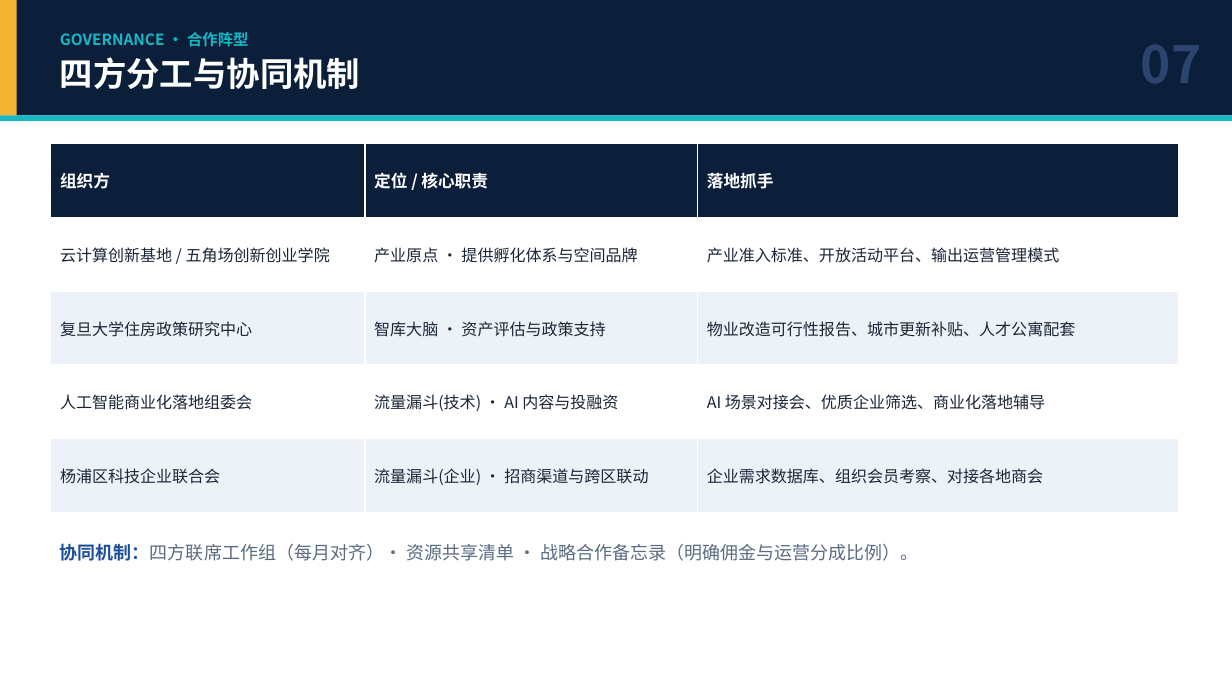
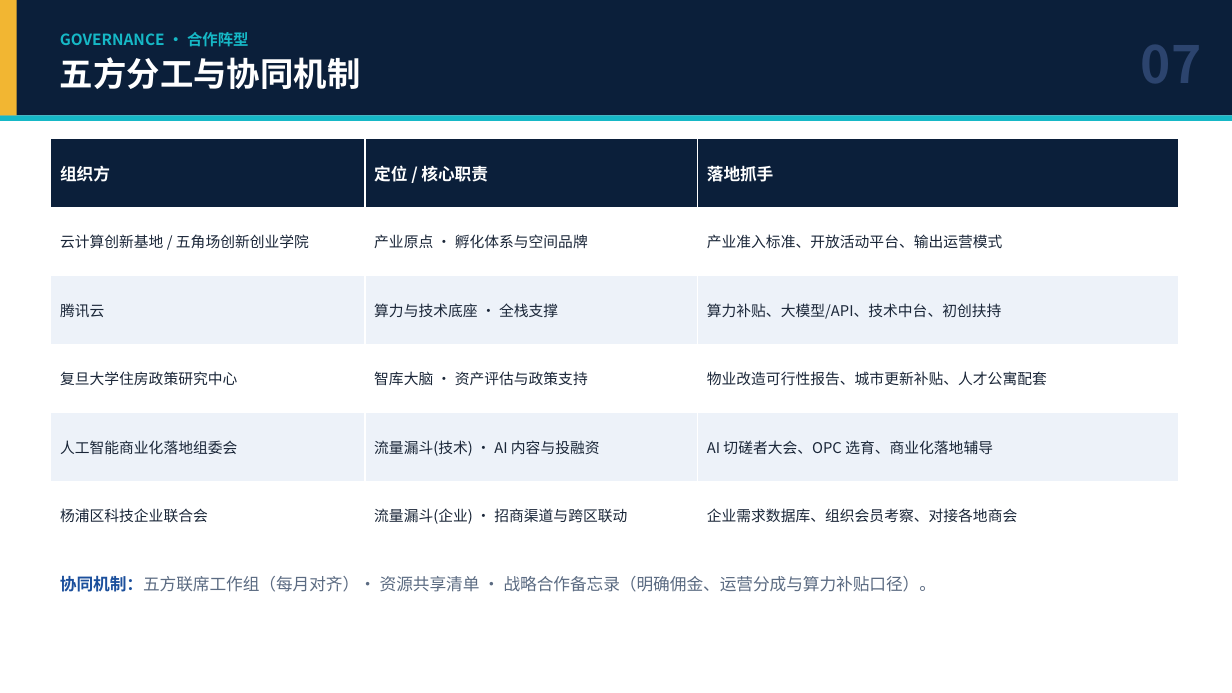
Before and after one commit to hujigang2010-maker/AIDEN, a slide deck: slide 11 of 合作方案_AI云计算产业生态共同体.pptx (slide 9 before the commit). Drawn at 1232x693 pixels with LibreOffice and Linux fonts; fonts in the diff are those of the drawing. Boxes give left, top, right and bottom in pixels: in the first picture for what was removed or moved away, otherwise in the second. Text is boxed around its words. In the diff, an @@ line names an element or a change of style, - is before the commit and + after.

```diff
--- a/合作方案_AI云计算产业生态共同体.pptx
+++ b/合作方案_AI云计算产业生态共同体.pptx
@@ text at <box>60,57,361,89</box>: text changed @@
-四方分工与协同机制
+五方分工与协同机制
@@ table at <box>51,139,1178,550</box> @@
-row 2: 云计算创新基地 / 五角场创新创业学院 | 产业原点 · 提供孵化体系与空间品牌 | 产业准入标准、开放活动平台、输出运营管理模式
+row 2: 云计算创新基地 / 五角场创新创业学院 | 产业原点 · 孵化体系与空间品牌 | 产业准入标准、开放活动平台、输出运营模式
+row 3: 腾讯云 | 算力与技术底座 · 全栈支撑 | 算力补贴、大模型/API、技术中台、初创扶持
-row 5, column 3: AI 场景对接会、优质企业筛选、商业化落地辅导
+row 5, column 3: AI 切磋者大会、OPC 选育、商业化落地辅导
@@ table: place and size @@
-table at <box>51,143,1178,513</box>
+table at <box>51,139,1178,550</box>
@@ text at <box>60,575,937,592</box>: text changed; size 14 to 13 pt @@
-协同机制：四方联席工作组（每月对齐）· 资源共享清单 · 战略合作备忘录（明确佣金与运营分成比例）。
+协同机制：五方联席工作组（每月对齐）· 资源共享清单 · 战略合作备忘录（明确佣金、运营分成与算力补贴口径）。
```
Also in this commit, not shown: 6 other slides changed, 2 slides added, 2 other files.
